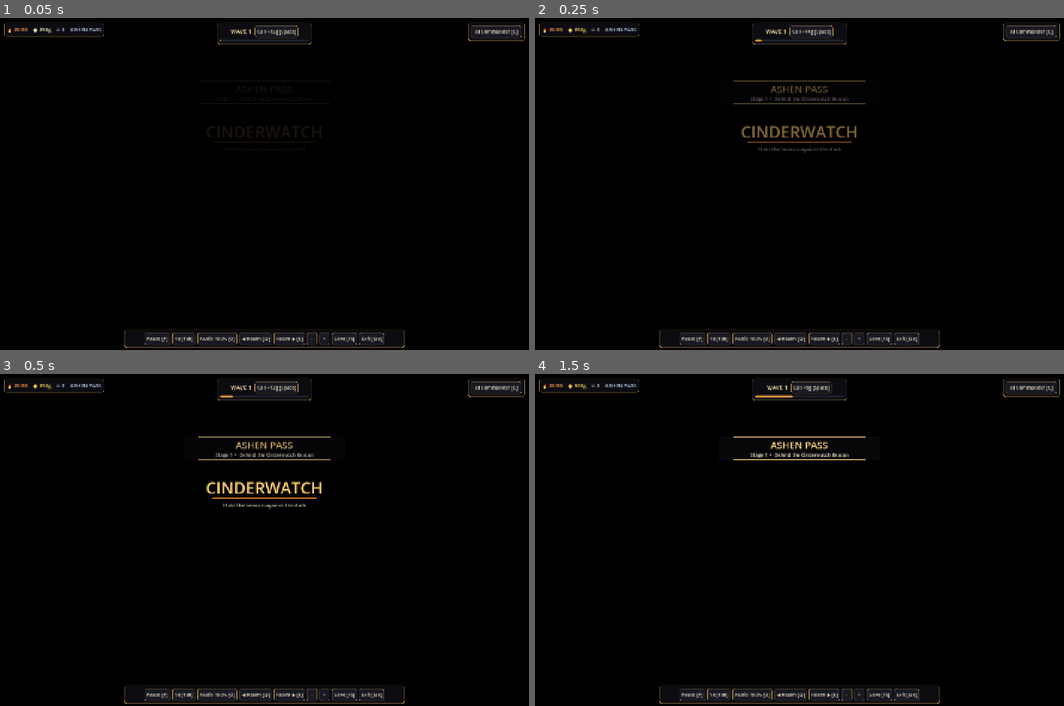
Above: before the commit, frames 1-4 (two rows, left to right).
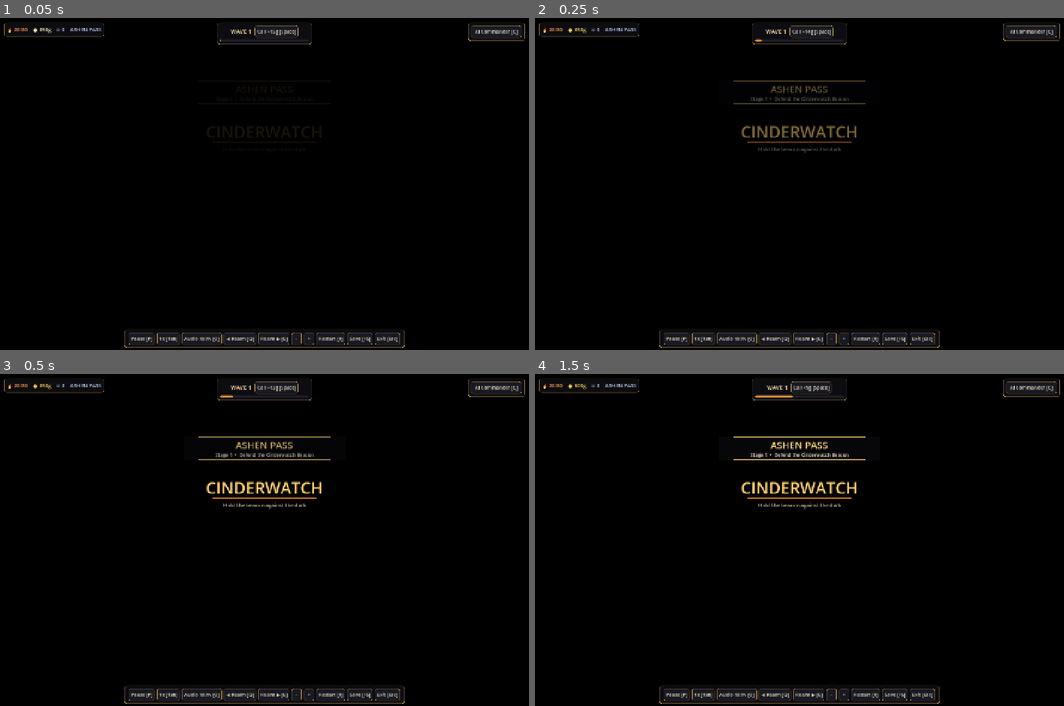
Above: after the commit, the same moments.

Repository: flashtony2005/godotgame
Game: Godot game, scene res://scenes/main.tscn
Two runs of this game, one before a commit and one after it. Both use one fixed random seed, a clock stepped at 60 frames per second and the inputs below.
Inputs (mouse positions are in pixels of both pictures, inside the frame that each line leads up to):
- Up to frame 1 (0.05 s): no input
- Up to frame 2 (0.25 s): no input
- Up to frame 3 (0.5 s): no input
- Up to frame 4 (1.5 s): click (862, 692) at 0.5 s, where only the run after the commit has a clickable "Restart [R]"; click (788, 546) at 1.25 s, where only the run after the commit has a clickable "Keep playing"

The runs differ from the first frame. In frame 1, 0.6% of the frame differs, in the area x 24-76%, y 94-99%; in frame 2, 0.6%; in frame 3, 0.6%; in frame 4, 1.2%, in the area x 24-76%, y 32-99%.

Commit message:
feat(ui): Restart [R] 重开按钮（确认后清档回关卡 1 + 初始金币）

Diff:
--- a/scripts/game.gd
+++ b/scripts/game.gd
@@ -228,6 +228,15 @@
 	return true
 
 
+func _on_restart() -> void:
+	var dir := DirAccess.open("user://")
+	if dir != null and dir.file_exists("savegame.json"):
+		dir.remove("savegame.json")
+	_start_level(1, 0, seed_override, true)
+	_save_game(true)
+	hud.show_banner("NEW RUN", "Stage 1  •  %dg  •  Fresh start" % gold, Color(0.95, 0.85, 0.55), 2.2)
+
+
 func _on_save_cmd() -> void:
 	_save_game(false)
 
@@ -254,6 +263,12 @@
 		elif a == "--demo=quit":
 			_demo_t = 2.2
 			_demo_kind = "quit"
+		elif a == "--demo=restart":
+			_demo_t = 2.2
+			_demo_kind = "restart"
+		elif a == "--demo=restart-run":
+			_demo_t = 3.0
+			_demo_kind = "restart-run"
 
 
 func _setup_environment_and_camera() -> void:
@@ -387,6 +402,7 @@
 	hud.cmd_upgrade.connect(_on_upgrade_cmd)
 	hud.cmd_sell.connect(_on_sell_cmd)
 	hud.cmd_save.connect(_on_save_cmd)
+	hud.cmd_restart.connect(_on_restart)
 	hud.cmd_quit.connect(_on_quit)
 	hud.cmd_close_menu.connect(func() -> void:
 		selected_pad = -1
@@ -614,6 +630,10 @@
 		if _demo_t <= 0.0:
 			if _demo_kind == "quit":
 				hud.open_quit_panel()
+			elif _demo_kind == "restart":
+				hud.open_restart_panel()
+			elif _demo_kind == "restart-run":
+				_on_restart()
 			else:
 				_demo_open_build()
 
@@ -1779,8 +1799,12 @@
 				_on_follow_cam()
 			KEY_SPACE, KEY_ENTER:
 				_on_call_wave()
+			KEY_R:
+				hud.open_restart_panel()
 			KEY_ESCAPE:
-				if hud.is_quit_panel_open():
+				if hud.is_restart_panel_open():
+					hud.close_restart_panel()
+				elif hud.is_quit_panel_open():
 					hud.close_quit_panel()
 				elif hud.is_audio_overlay_open():
 					hud.close_audio_overlay()
--- a/scripts/hud.gd
+++ b/scripts/hud.gd
@@ -27,6 +27,7 @@
 signal cmd_close_menu()
 signal cmd_save()
 signal cmd_quit(save_first: bool)
+signal cmd_restart()
 
 # Custom 2D canvas overlay for health bars, flying coins, title card, banners, tips
 var overlay: Control
@@ -41,6 +42,7 @@
 var audio_backdrop: ColorRect
 var audio_overlay: PanelContainer
 var quit_panel: PanelContainer
+var restart_panel: PanelContainer
 
 # Dynamic labels & buttons
 var lbl_lives: Label
@@ -325,6 +327,12 @@
 	btn_follow.visible = false
 	btn_follow.pressed.connect(func() -> void: cmd_follow_cam.emit())
 	hb.add_child(btn_follow)
+
+	var b_restart := Button.new()
+	b_restart.text = "Restart [R]"
+	_style_button(b_restart)
+	b_restart.pressed.connect(func() -> void: open_restart_panel())
+	hb.add_child(b_restart)
 
 	var b_save := Button.new()
 	b_save.text = "Save [F5]"
@@ -478,6 +486,11 @@
 	ihb.add_child(_insp_sell)
 
 
+	# Restart confirmation panel
+	restart_panel = _make_confirm_panel("START OVER?", "Level 1 · Wave 0 · current save is cleared", "Restart", func() -> void:
+		restart_panel.visible = false
+		cmd_restart.emit()
+	)
 	# Quit / Exit confirmation panel
 	quit_panel = PanelContainer.new()
 	quit_panel.add_theme_stylebox_override("panel", _style_plate)
@@ -640,7 +653,7 @@
 func is_pointer_over_ui(pos: Vector2) -> bool:
 	if audio_backdrop != null and audio_backdrop.visible:
 		return true
-	for p in [top_left, top_center, top_right, bottom_bar, build_panel, inspect_panel, quit_panel]:
+	for p in [top_left, top_center, top_right, bottom_bar, build_panel, inspect_panel, quit_panel, restart_panel]:
 		if p != null and p.visible and p.get_global_rect().has_point(pos):
 			return true
 	return false
@@ -648,6 +661,65 @@
 
 func is_audio_overlay_open() -> bool:
 	return audio_backdrop != null and audio_backdrop.visible
+
+
+func _make_confirm_panel(title: String, sub: String, ok_text: String, ok_cb: Callable) -> PanelContainer:
+	var p := PanelContainer.new()
+	p.add_theme_stylebox_override("panel", _style_plate)
+	p.visible = false
+	p.anchor_left = 0.5
+	p.anchor_right = 0.5
+	p.anchor_top = 0.5
+	p.anchor_bottom = 0.5
+	p.offset_left = -172
+	p.offset_right = 172
+	p.offset_top = -60
+	p.offset_bottom = 60
+	add_child(p)
+
+	var vb := VBoxContainer.new()
+	vb.add_theme_constant_override("separation", 8)
+	p.add_child(vb)
+
+	var t := _mk_stat_lbl(title, Color(0.95, 0.78, 0.42))
+	t.horizontal_alignment = HORIZONTAL_ALIGNMENT_CENTER
+	vb.add_child(t)
+
+	var s2 := _mk_stat_lbl(sub, Color(0.62, 0.62, 0.60))
+	s2.add_theme_font_size_override("font_size", 11)
+	s2.horizontal_alignment = HORIZONTAL_ALIGNMENT_CENTER
+	vb.add_child(s2)
+
+	var row := HBoxContainer.new()
+	row.alignment = BoxContainer.ALIGNMENT_CENTER
+	row.add_theme_constant_override("separation", 8)
+	vb.add_child(row)
+
+	var cancel := Button.new()
+	cancel.text = "Keep playing"
+	_style_button(cancel)
+	cancel.pressed.connect(func() -> void: p.visible = false)
+	row.add_child(cancel)
+
+	var ok := Button.new()
+	ok.text = ok_text
+	_style_button(ok)
+	ok.pressed.connect(ok_cb)
+	row.add_child(ok)
+	return p
+
+
+func open_restart_panel() -> void:
+	close_menus()
+	restart_panel.visible = true
+
+
+func close_restart_panel() -> void:
+	restart_panel.visible = false
+
+
+func is_restart_panel_open() -> bool:
+	return restart_panel != null and restart_panel.visible
 
 
 func open_quit_panel() -> void:
Binary file added: demo/ui-restart.png
